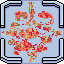
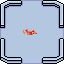
Layers edited between the first and the second 64px x 64px image:
added layer "fuel_seed" above "fuel_bacteria" over (23, 29, 37, 35)
hid "fuel_bacteria" over (1, 2, 62, 63)
